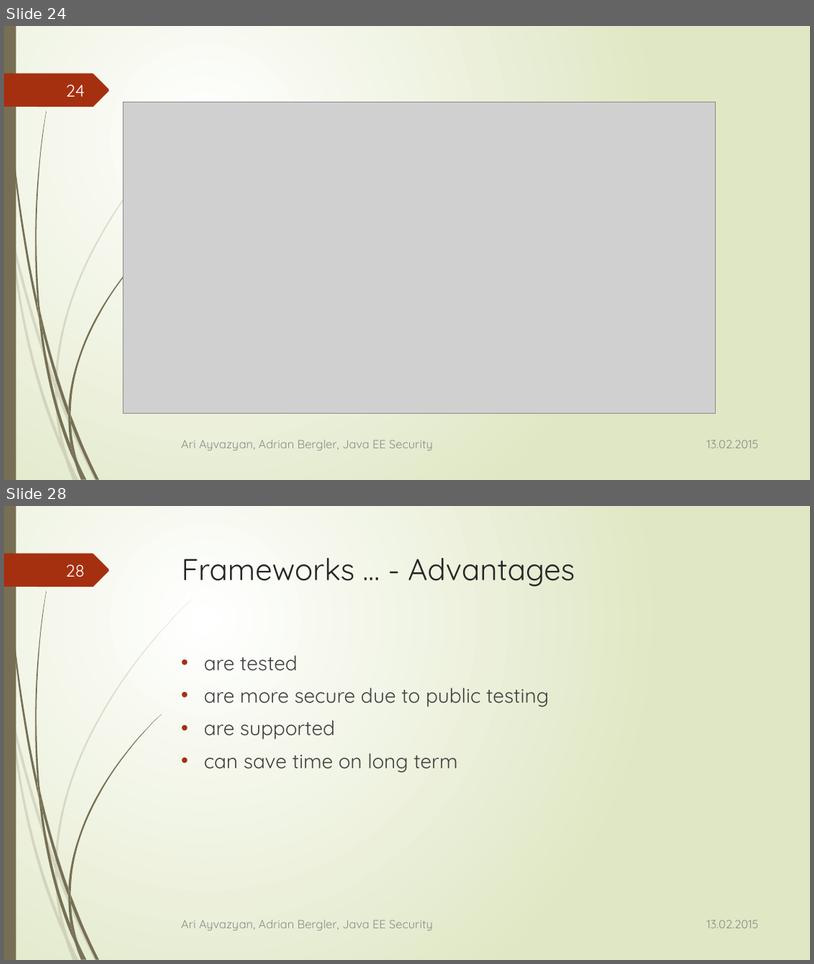
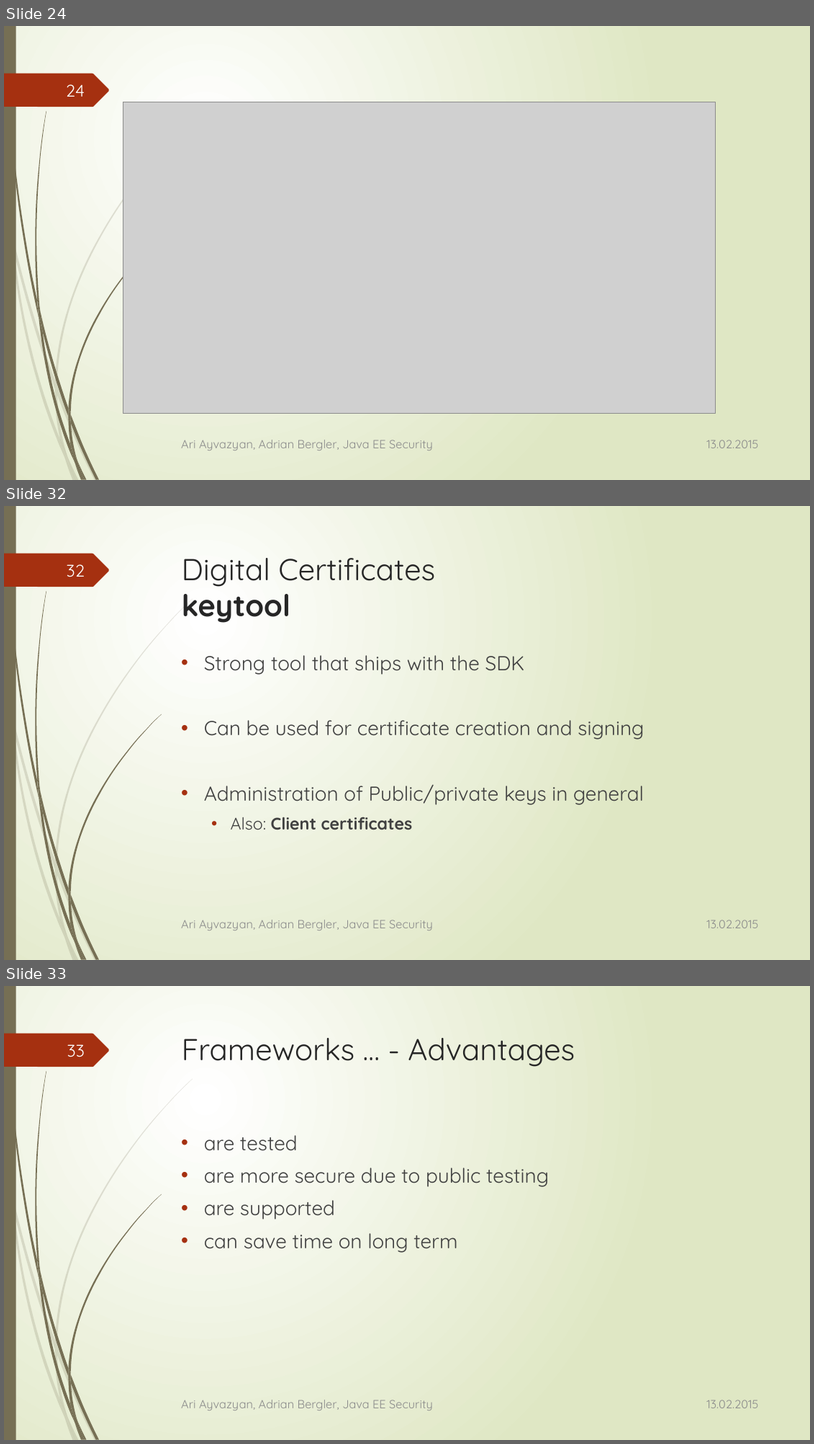
Before and after one commit to aayvazyan-tgm/JavaEESecurityExample, a slide deck: doc/Java EE - Security.pptx. Shown one above the other, each under a label of ours: slides 24 and 28 before the commit, slides 24, 32 and 33 after it; the slides between them are not shown. The pictures are 814x964 and 814x1444 pixels, drawn with LibreOffice and Linux fonts; fonts in the diff are those of the drawing; grey boxes stand for pictures. Boxes give left, top, right and bottom in pixels: in the first picture for what was removed or moved away, otherwise in the second. Text is boxed around its words. In the diff, an @@ line names an element or a change of style, - is before the commit and + after.

```diff
--- a/doc/Java EE - Security.pptx
+++ b/doc/Java EE - Security.pptx
@@ slide 32 added at box(4, 506, 810, 960), background gradient #FFFFFF to #DFE8C4; not listed: 24 template elements that a slide beside it also shows @@
@@ page number added at box(67, 564, 85, 577), 20 pt, text #FEFFFF @@
+32
@@ title added at box(182, 558, 435, 623), 36 pt, text #262626 @@
+Digital Certificates
+keytool
@@ text added at box(204, 655, 644, 829), 24 pt, text #404040 @@
+• Strong tool that ships with the SDK
+• Can be used for certificate creation and signing
+• Administration of Public/private keys in general
+  • Also: Client certificates
@@ text added at box(181, 919, 433, 930), 14 pt, text #8C8C8C @@
+Ari Ayvazyan, Adrian Bergler, Java EE Security
@@ text added at box(707, 919, 759, 928), 14 pt, text #8C8C8C @@
+13.02.2015
@@ what was slide 28 is now slide 33 @@
@@ page number at box(67, 1044, 85, 1057): text changed @@
-28
+33
```
Also in this commit, not shown: 8 slides changed, 4 other slides added.
